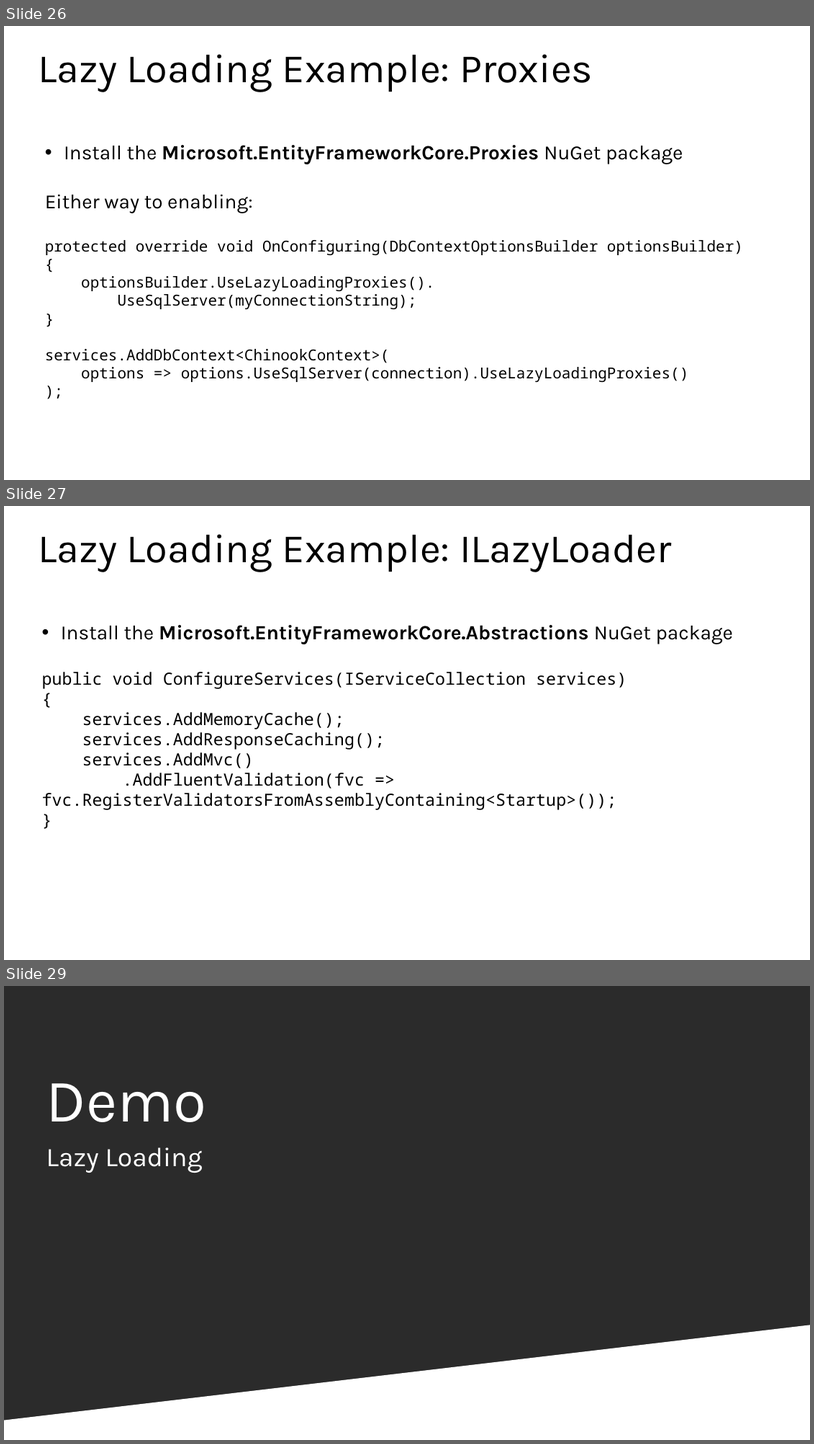
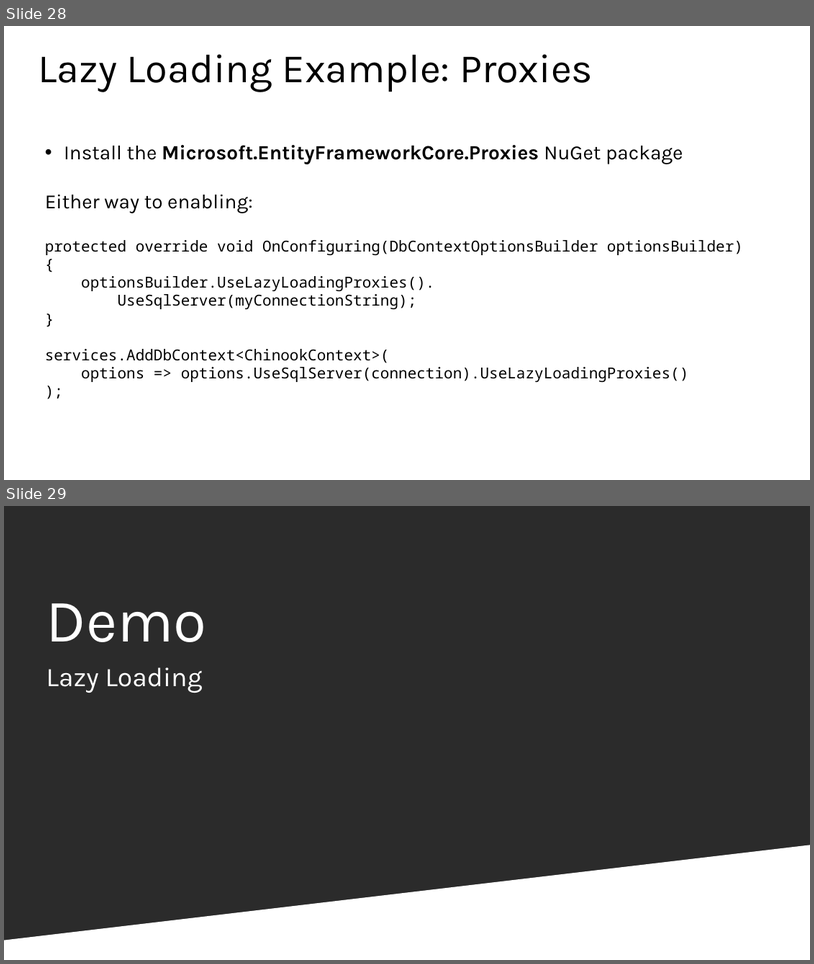
Before and after one commit to cwoodruff/EFCore21Demos, a slide deck: What’s new in Entity Framework Core 2.2.pptx. Shown one above the other, each under a label of ours: slides 26, 27 and 29 before the commit, slides 28 and 29 after it; the slides between them are not shown. The pictures are 814x1444 and 814x964 pixels, drawn with LibreOffice and Linux fonts; fonts in the diff are those of the drawing; background and template pictures are left out; a plain dark background stands for a picture behind light text. Boxes give left, top, right and bottom in pixels: in the first picture for what was removed or moved away, otherwise in the second. Text is boxed around its words. In the diff, an @@ line names an element or a change of style, - is before the commit and + after.

```diff
--- a/What’s new in Entity Framework Core 2.2.pptx
+++ b/What’s new in Entity Framework Core 2.2.pptx
@@ slide 27 removed at (4, 506, 810, 960), background #FFFFFF @@
@@ title removed at (39, 534, 672, 572) @@
-Lazy Loading Example: ILazyLoader
@@ text removed at (42, 625, 734, 810) @@
-• Install the Microsoft.EntityFrameworkCore.Abstractions NuGet package
-public void ConfigureServices(IServiceCollection services)
-{
-services.AddMemoryCache();
-services.AddResponseCaching();
-services.AddMvc()
-.AddFluentValidation(fvc => fvc.RegisterValidatorsFromAssemblyContaining<Startup>());
-}
@@ what was slide 26 is now slide 28 @@
```
Also in this commit, not shown: 2 slides added, 1 other slide removed, 4 other files.
